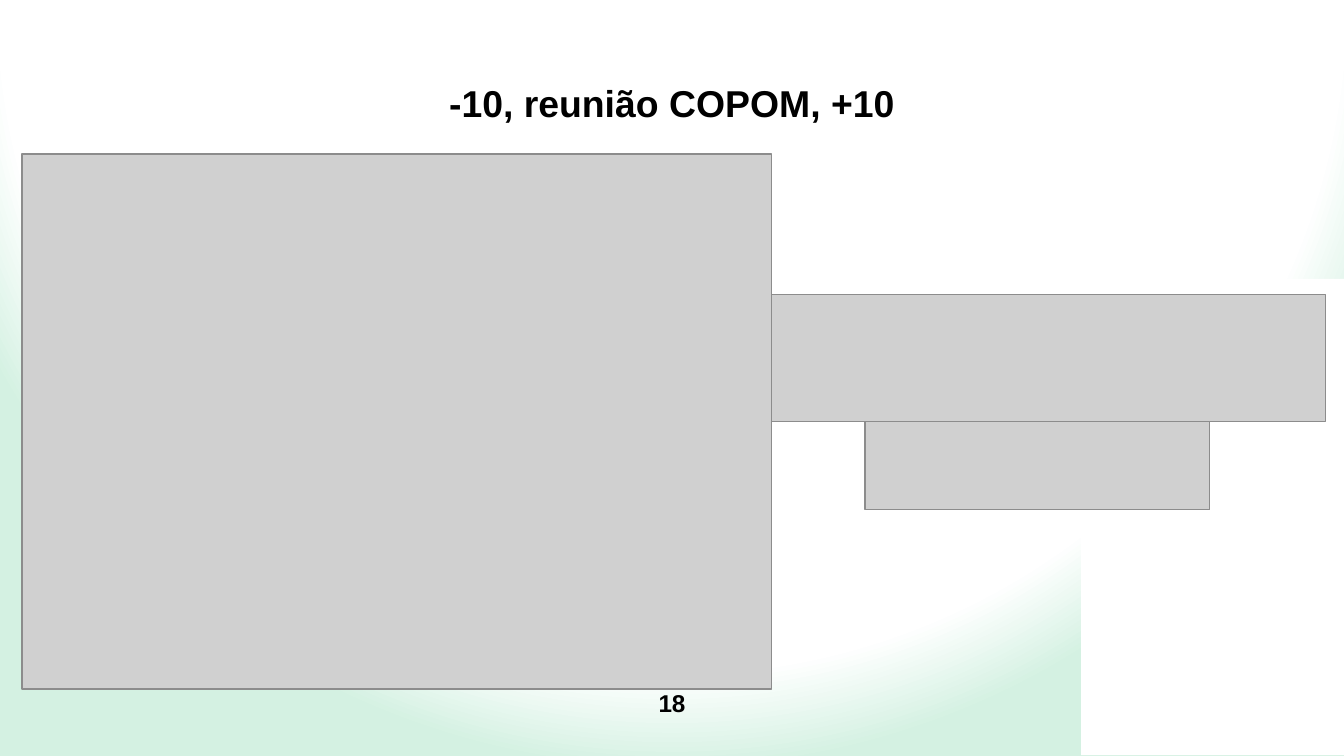
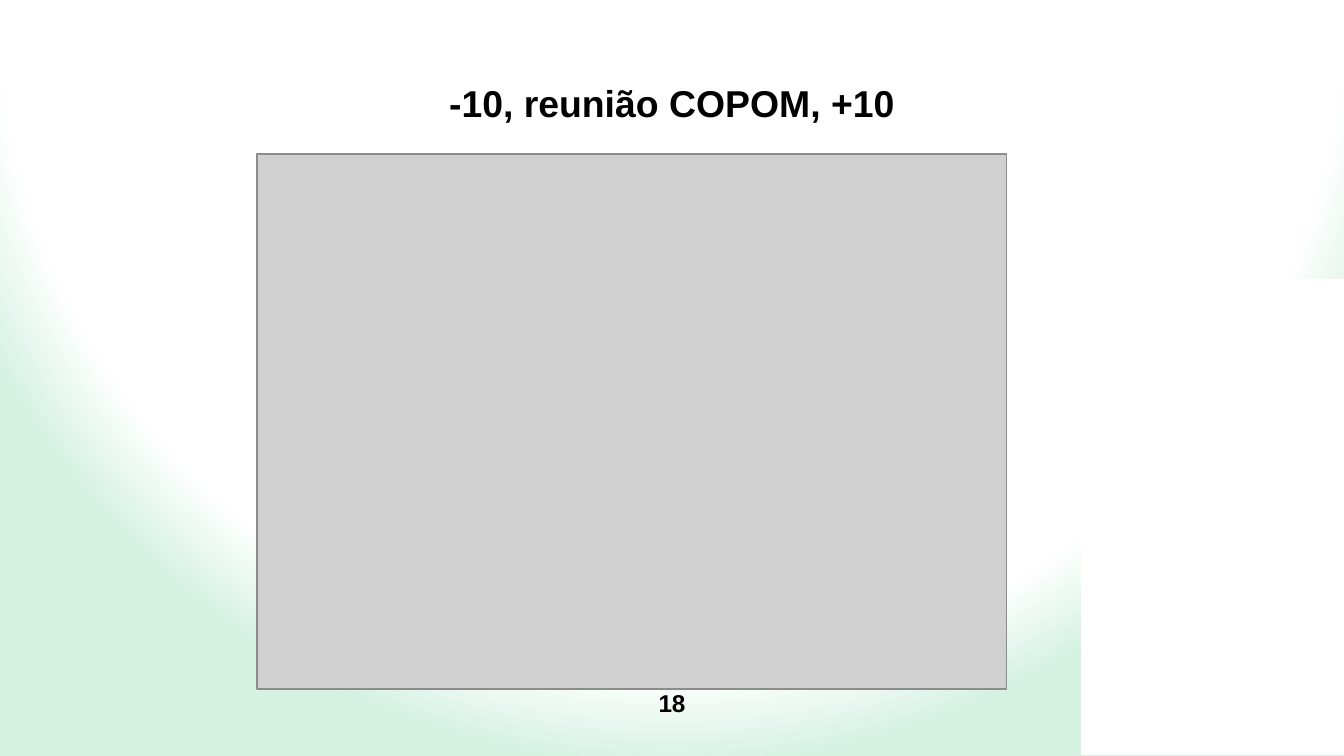
Before and after one commit to asantos2000/caderno-bd, a slide deck: slide 18 of pics/11 - BigDataAnalytics - ANDERSON.pptx. Drawn at 1344x756 pixels with LibreOffice and Linux fonts; fonts in the diff are those of the drawing; grey boxes stand for pictures; background and template pictures are left out. Boxes give left, top, right and bottom in pixels: in the first picture for what was removed or moved away, otherwise in the second. Text is boxed around its words. In the diff, an @@ line names an element or a change of style, - is before the commit and + after.

```diff
--- a/pics/11 - BigDataAnalytics - ANDERSON.pptx
+++ b/pics/11 - BigDataAnalytics - ANDERSON.pptx
@@ picture: place and size @@
-picture at <box>22,155,770,689</box>
+picture at <box>257,155,1005,689</box>
@@ picture removed at <box>771,294,1325,422</box> @@
@@ picture removed at <box>866,422,1210,511</box> @@
```
Also in this commit, not shown: 11 other slides changed, 1 other file.
